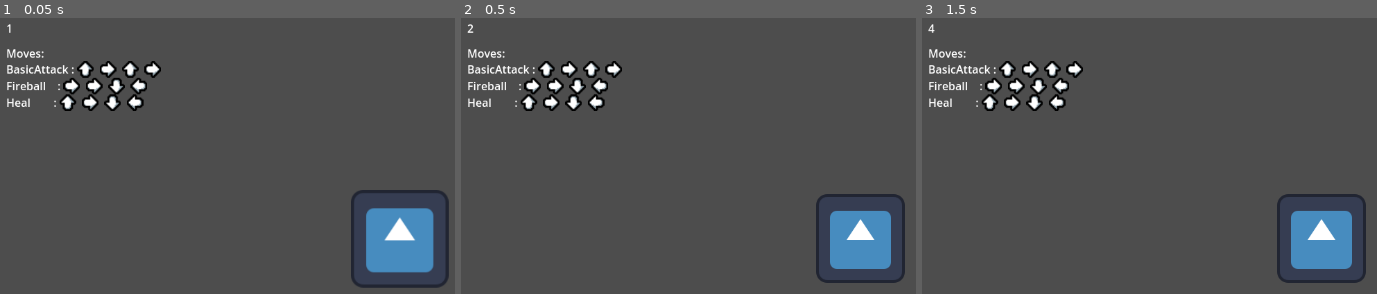
Above: before the commit, frames 1-3 (left to right).
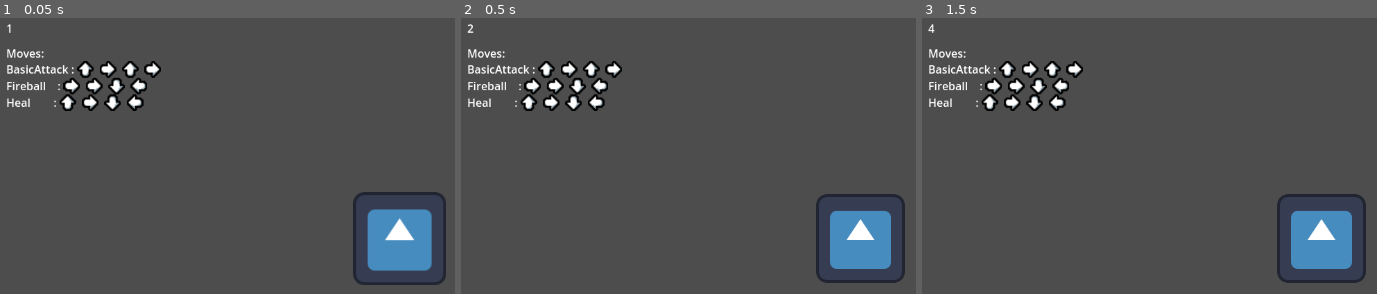
Above: after the commit, the same moments.

Repository: swimdoctor/Dadatothmo
Game: Godot game, scene res://rhythm_visual.tscn
The game is run twice, just before and just after one commit, with the same random seed, the same clock (stepped at 60 frames per second) and the same inputs. This scene is started directly instead of the project's main scene. The engine's default icon, where the game draws it, is replaced by a stand-in: a white triangle on a blue panel in a dark square.
Inputs:
- Up to frame 1 (0.05 s): no input
- Up to frame 2 (0.5 s): no input
- Up to frame 3 (1.5 s): tap Enter at 0.5 s; hold Right (right) 0.53-1.28 s; tap Space at 1.25 s; hold Down (down) from 1.28 s (still down)

The runs differ from the first frame. In frame 1, 1.8% of the frame differs, in the area x 77-99%, y 62-98%; in frame 2, nothing differs; in frame 3, nothing differs.

Commit message:
Some live event stuff

Diff:
--- a/Scripts/Resources/Move.gd
+++ b/Scripts/Resources/Move.gd
@@ -25,7 +25,7 @@
 	return string
 
 static func getNoteString(note: Note):
-	match  note:
+	match note:
 		Note.UP:
 			return "UP   "
 		Note.DOWN:
--- a/Scripts/Rhythm.gd
+++ b/Scripts/Rhythm.gd
@@ -3,8 +3,8 @@
 
 @export var moveInventory: Array[Move] = []
 
-@export var bpm:float = 200.0
-@export var successThreshold = 0.1
+@export var bpm:float = 120.0
+@export var successThreshold = 0.2
 @onready var timePerBeat = 60/bpm
 var timeTillBeat = 0
 var beat = 0;
@@ -19,21 +19,28 @@
 signal movePerformed(name:String)
 
 func _ready() -> void:
+	Engine.max_fps = 60
 	print("Move Inventory: ");
 	for move in moveInventory:
 		print(move.getString())
 
+	Input.set_use_accumulated_input(false)
+
 
 func _process(delta):
-	timeTillBeat -= delta
+
+	# if it has been a while since last keypress clear the cache
 	timeSinceLastNote += delta
-	if timeSinceLastNote > timePerBeat + successThreshold * 2:
+	if timeSinceLastNote > (timePerBeat + successThreshold * 2):
 		noteQueue.clear()
 
+	# handle beat hits
+	timeTillBeat -= delta
 	if timeTillBeat <= 0:
-		timeTillBeat += timePerBeat
+		while timeTillBeat <= 0:
+			timeTillBeat += timePerBeat
 		beat += 1
-		if beat % 4 == 1:
+		if beat % 4 == 0:
 			emit_signal("beatHit", 1.2)
 			$ClickPlayer.pitch_scale = .8
 		else:
@@ -41,29 +48,59 @@
 			$ClickPlayer.pitch_scale = 1
 		$ClickPlayer.play()
 
-
-	var timeFromBeat = min(timeTillBeat, timePerBeat - timeTillBeat)
-	timeFromBeat *= sign(timePerBeat/2 - timeTillBeat)
+	# find the relative time from the nearest beat
+	# min(timeTillBeat, timeSinceLastBeat)
+	var timeFromNearestBeat = min(timeTillBeat, timePerBeat - timeTillBeat)
+	timeFromNearestBeat *= sign(timePerBeat/2 - timeTillBeat)
 
 	if Input.is_action_just_pressed("up"):
-		playNote(Move.Note.UP, timeFromBeat)
+		playNote(Move.Note.UP, timeFromNearestBeat)
 	if Input.is_action_just_pressed("right"):
-		playNote(Move.Note.RIGHT, timeFromBeat)
+		playNote(Move.Note.RIGHT, timeFromNearestBeat)
 	if Input.is_action_just_pressed("down"):
-		playNote(Move.Note.DOWN, timeFromBeat)
+		playNote(Move.Note.DOWN, timeFromNearestBeat)
 	if Input.is_action_just_pressed("left"):
-		playNote(Move.Note.LEFT, timeFromBeat)
+		playNote(Move.Note.LEFT, timeFromNearestBeat)
 
-func playNote(direction, timeFromBeat):
-	emit_signal("inputPressed", direction, timeFromBeat)
+func _input(event) -> void:
+	if event is InputEventKey and event.is_pressed():
+		print(event.keycode);
 
-	print("You pressed ", Move.getNoteString(direction), " ", abs(timeFromBeat), " seconds ","early" if (timeFromBeat > 0) else "late")
-	if abs(timeFromBeat) > successThreshold:
+	var timestamp = Time.get_ticks_usec()
+
+	#if event.keycode == KEY_UP:
+		#playNote(Move.Note.UP, Time.get_ticks_usec())
+	#if event.keycode == KEY_RIGHT:
+		#playNote(Move.Note.RIGHT, timeFromNearestBeat)
+	#if event.keycode == KEY_DOWN:
+		#playNote(Move.Note.DOWN, timeFromNearestBeat)
+	#if event.keycode == KEY_LEFT:
+		#playNote(Move.Note.LEFT, timeFromNearestBeat)
+	#playNote()
+
+func playNote(direction, timeFromNearestBeat):
+	emit_signal("inputPressed", direction, timeFromNearestBeat)
+
+	# print("x")
+	# println("y")
+
+	# print("x".."y")
+
+	# print("x" + "y")
+
+	# print(f"{x}{y}")
+
+
+	print("You pressed ", Move.getNoteString(direction), " ", abs(timeFromNearestBeat), " seconds ",
+		"early" if (timeFromNearestBeat > 0) else "late")
+
+	# return on invalid input times
+	if abs(timeFromNearestBeat) > successThreshold:
 		noteQueue.clear()
 		return
 
 	timeSinceLastNote = 0
-	noteQueue.push_back(direction)
+	noteQueue.append(direction)
 
 	#if noteQueue.size() > 4:
 		#noteQueue.pop_front()
